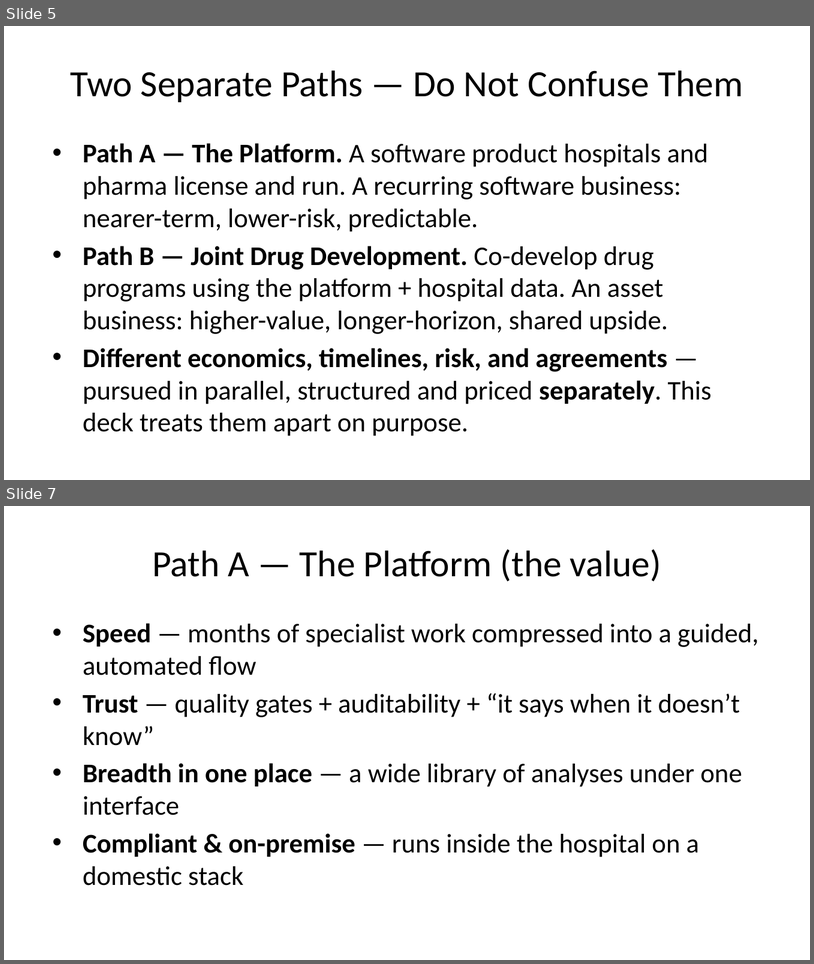
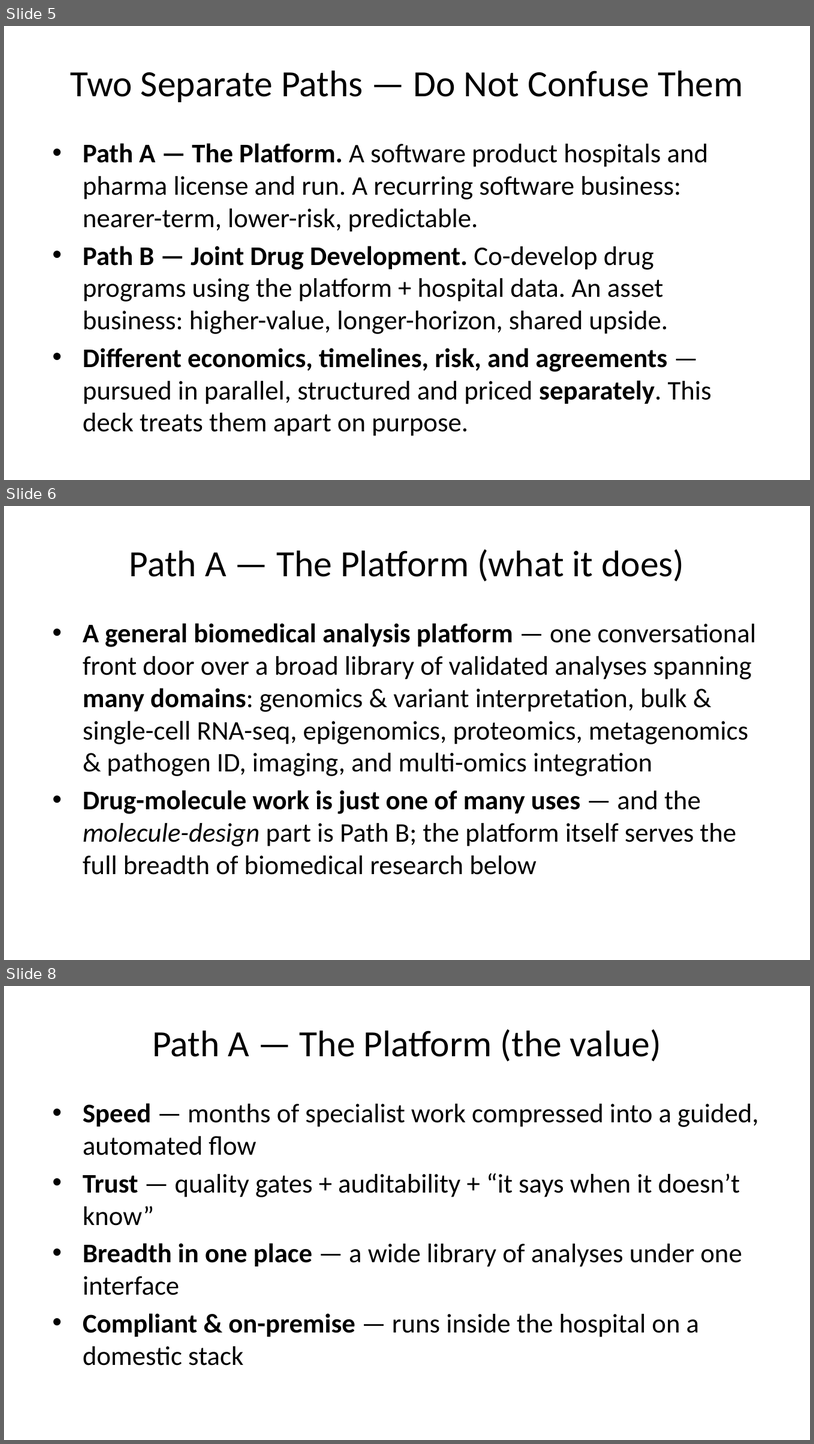
Before and after one commit to bioMate-AI/biomate-bioconductor-kb, a slide deck: docs/BioMate_China_Partnership_Deck_EN.pptx. Shown one above the other, each under a label of ours: slides 5 and 7 before the commit, slides 5, 6 and 8 after it; the slides between them are not shown. The pictures are 814x964 and 814x1444 pixels, drawn with LibreOffice and Linux fonts; fonts in the diff are those of the drawing. Boxes give left, top, right and bottom in pixels: in the first picture for what was removed or moved away, otherwise in the second. Text is boxed around its words. In the diff, an @@ line names an element or a change of style, - is before the commit and + after.

```diff
--- a/docs/BioMate_China_Partnership_Deck_EN.pptx
+++ b/docs/BioMate_China_Partnership_Deck_EN.pptx
@@ slide 6 added at (x1=4, y1=506, x2=810, y2=960), background #FFFFFF @@
@@ title added at (x1=129, y1=549, x2=684, y2=582), 33 pt, text #000000 @@
+Path A — The Platform (what it does)
@@ text added at (x1=83, y1=623, x2=756, y2=874), 24 pt, text #000000 @@
+• A general biomedical analysis platform — one conversational front door over a broad library of validated analyses spanning many domains: genomics & variant interpretation, bulk & single-cell RNA-seq, epigenomics, proteomics, metagenomics & pathogen ID, imaging, and multi-omics integration
+• Drug-molecule work is just one of many uses — and the molecule-design part is Path B; the platform itself serves the full breadth of biomedical research below
@@ what was slide 7 is now slide 8 @@
```
Also in this commit, not shown: 5 slides changed, 1 other slide added, 2 other files.
